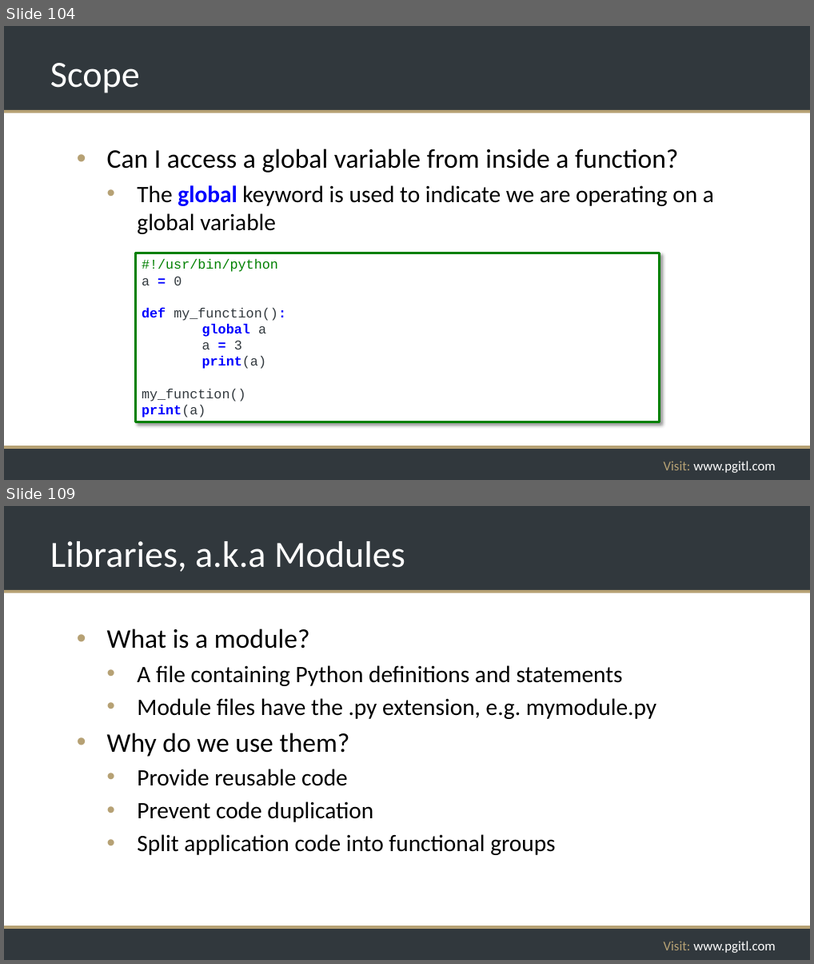
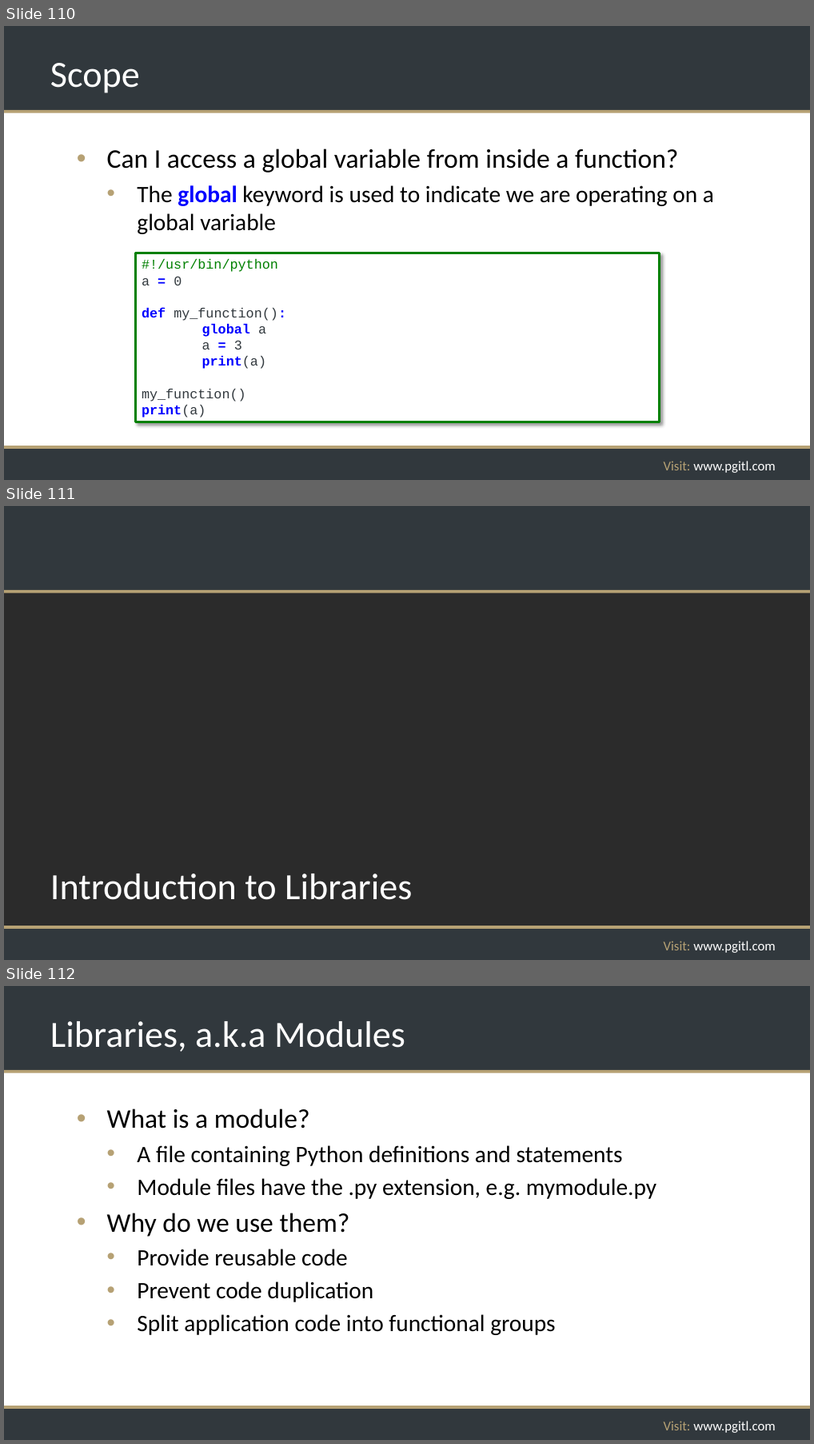
Before and after one commit to rikkouri/project-a, a slide deck: Programming Foundations.pptx. Shown one above the other, each under a label of ours: slides 104 and 109 before the commit, slides 110, 111 and 112 after it; the slides between them are not shown. The pictures are 814x964 and 814x1444 pixels, drawn with LibreOffice and Linux fonts; fonts in the diff are those of the drawing; background and template pictures are left out; a plain dark background stands for a picture behind light text. Boxes give left, top, right and bottom in pixels: in the first picture for what was removed or moved away, otherwise in the second. Text is boxed around its words. In the diff, an @@ line names an element or a change of style, - is before the commit and + after.

```diff
--- a/Programming Foundations.pptx
+++ b/Programming Foundations.pptx
@@ slide 111 added at (4,506,810,960), background picture (left out); not listed: 5 template elements that a slide beside it also shows @@
@@ title added at (50,873,412,900), 44 pt, text #FFFFFF @@
+Introduction to Libraries
@@ what was slide 104 is now slide 110 @@
@@ what was slide 109 is now slide 112 @@
```
Also in this commit, not shown: 4 slides changed, 3 other slides added, 4 other files.
